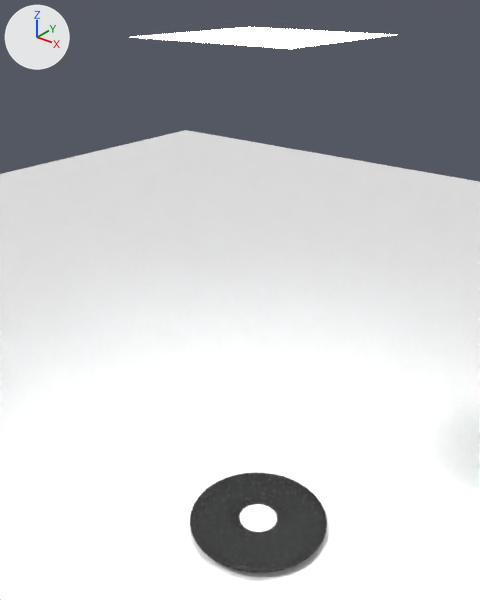
The OBJ model vk_raytracing/media/scenes/Anisotropic/Vinilo/escena.obj: old version first, new version second.
Before and after are seen from a 50 mm lens placed at (4.41, -5.94, 7.25), pointed at (-1.09, 0.93, 2.99). Every picture has the same lights, and +X, +Y and +Z are marked at upper left. The picture after the commit comes second. Where no turn or scale is listed for an object, it has been applied to the vertices.
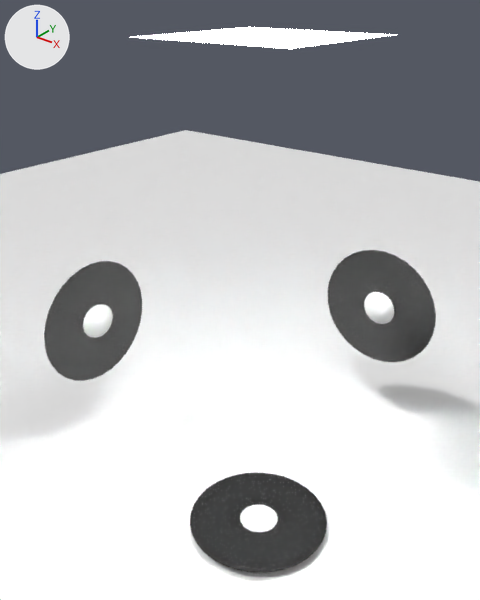
Changed parts and their boxes [x1, y1, x2, y2] in the pictures (480 x 600 px):
'Circle.004', added: after [327, 250, 436, 362]
'Circle.002', added: after [44, 261, 142, 381]
'Circle.003', added: after [83, 305, 113, 338]
'Circle.005', added: after [364, 292, 394, 324]

The change, as a diff of the scene's bpy script:
```diff
--- a/vk_raytracing/media/scenes/Anisotropic/Vinilo/escena.obj.py
+++ b/vk_raytracing/media/scenes/Anisotropic/Vinilo/escena.obj.py
@@ me_circle_005 @@
+me_circle_005.from_pydata(...)  # 64 vertices, 94 faces; spans x -0.275..0.303, y 3.238..3.283, z 2.016..2.565
+me_circle_005.materials.append(mat_centrovinilo)  # white #e7e7e7
@@ me_circle_004 @@
+me_circle_004.from_pydata(...)  # 32 vertices, 30 faces; spans x -1.0..1.0, y 3.28, z 1.29..3.29
+me_circle_004.materials.append(mat_vinilo)  # dark grey #3d3d3d
@@ me_circle_003 @@
+me_circle_003.from_pydata(...)  # 64 vertices, 94 faces; spans x -3.283..-3.238, y -0.275..0.303, z 2.026..2.576
+me_circle_003.materials.append(mat_centrovinilo)  # white #e7e7e7
@@ me_circle_002 @@
+me_circle_002.from_pydata(...)  # 32 vertices, 30 faces; spans x -3.28, y -1.0..1.0, z 1.29..3.29
+me_circle_002.materials.append(mat_vinilo)  # dark grey #3d3d3d
@@ ob_circle_005 @@
+ob_circle_005 = bpy.data.objects.new('Circle.005', me_circle_005)
+ob_circle_005.location = (0.0, 0.0, 0.0)
@@ ob_circle_004 @@
+ob_circle_004 = bpy.data.objects.new('Circle.004', me_circle_004)
+ob_circle_004.location = (0.0, 0.0, 0.0)
@@ ob_circle_003 @@
+ob_circle_003 = bpy.data.objects.new('Circle.003', me_circle_003)
+ob_circle_003.location = (0.0, 0.0, 0.0)
@@ ob_circle_002 @@
+ob_circle_002 = bpy.data.objects.new('Circle.002', me_circle_002)
+ob_circle_002.location = (0.0, 0.0, 0.0)
```
